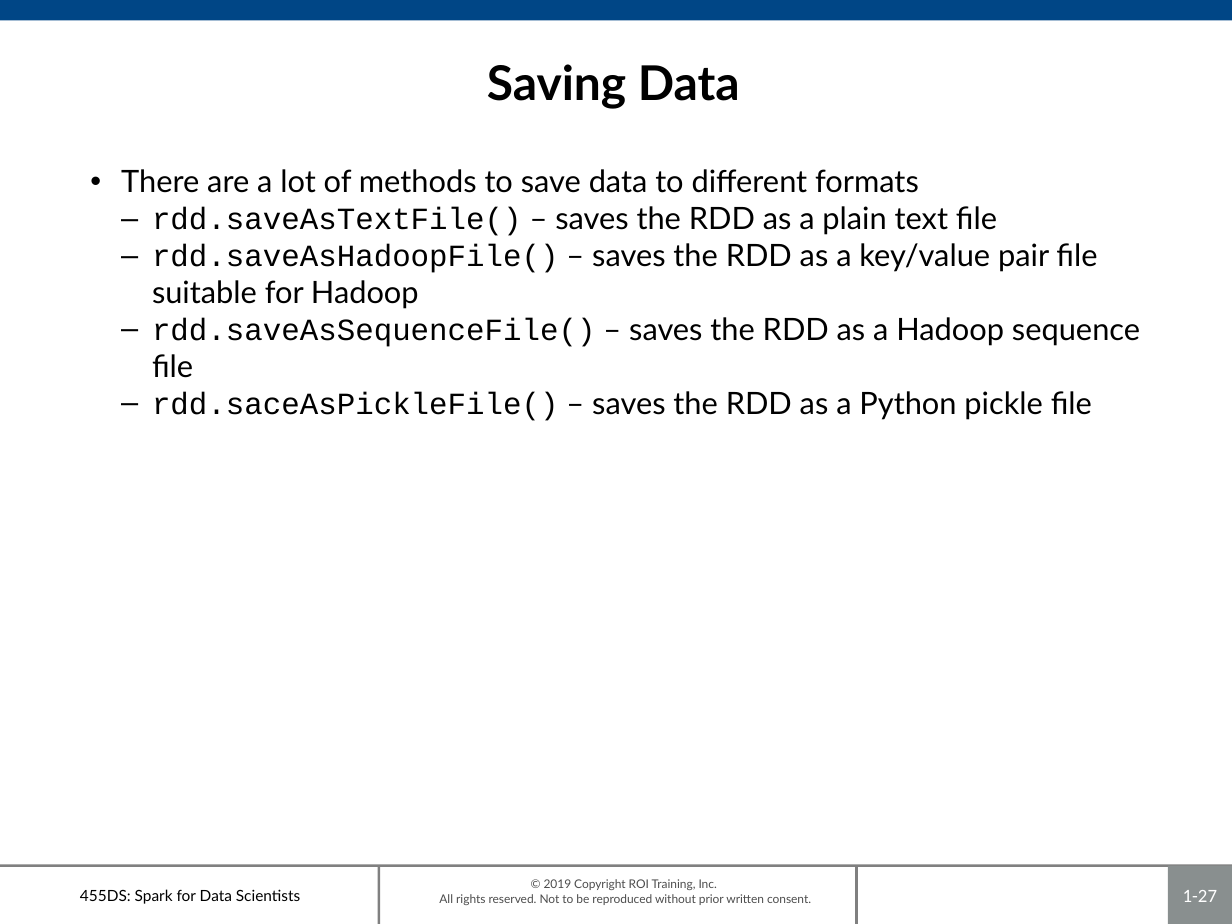
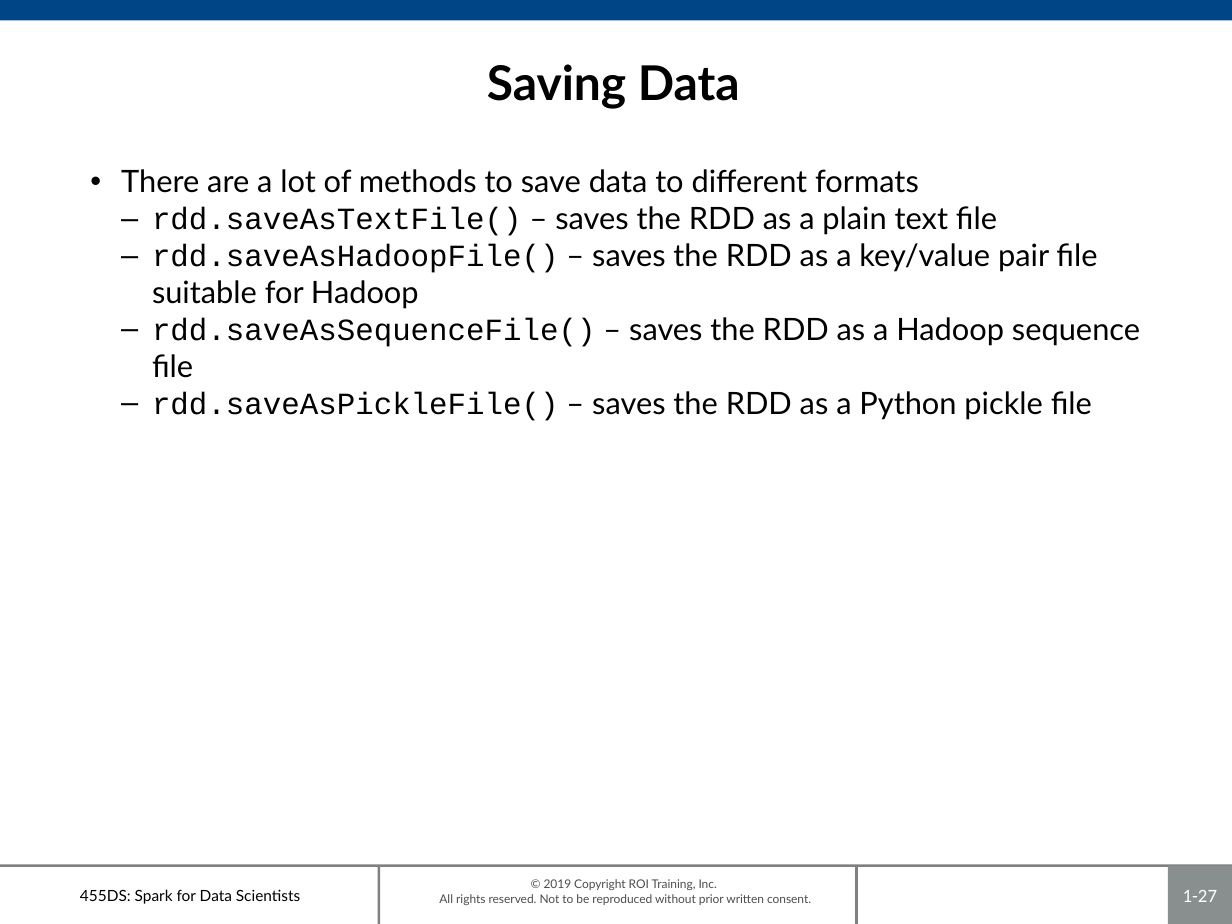
Before and after one commit to roitraining/SparkforDataScientists, a slide deck: slide 27 of 455DS-Ch01_IntroToSpark.pptx. Drawn at 1232x924 pixels with LibreOffice and Linux fonts; fonts in the diff are those of the drawing; background and template pictures are left out. Boxes give left, top, right and bottom in pixels: in the first picture for what was removed or moved away, otherwise in the second. Text is boxed around its words. In the diff, an @@ line names an element or a change of style, - is before the commit and + after.

```diff
--- a/455DS-Ch01_IntroToSpark.pptx
+++ b/455DS-Ch01_IntroToSpark.pptx
@@ text at [152, 391, 1092, 421]: text changed @@
-  – rdd.saceAsPickleFile() – saves the RDD as a Python pickle file
+  – rdd.saveAsPickleFile() – saves the RDD as a Python pickle file
```
Also in this commit, not shown: 2 other files.
